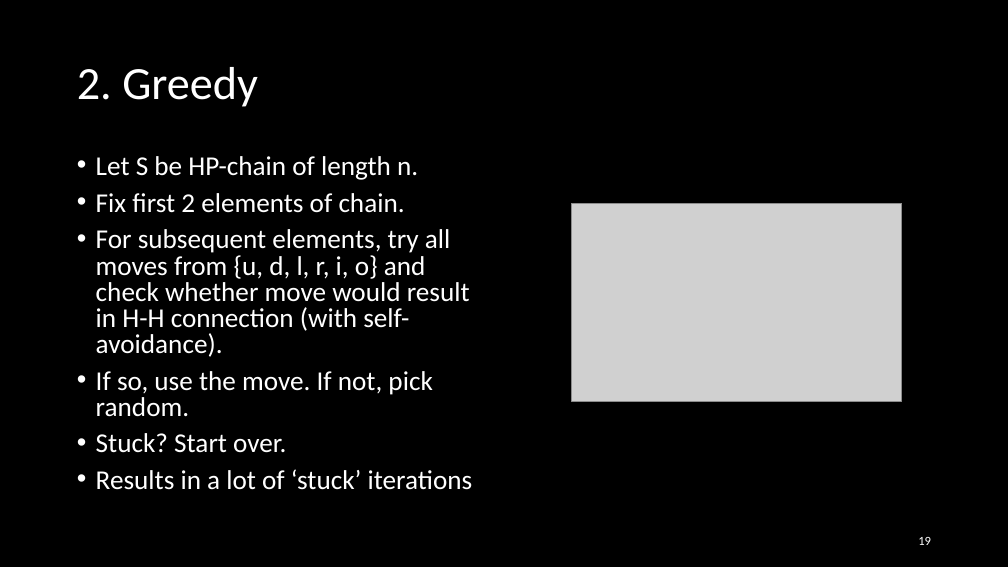
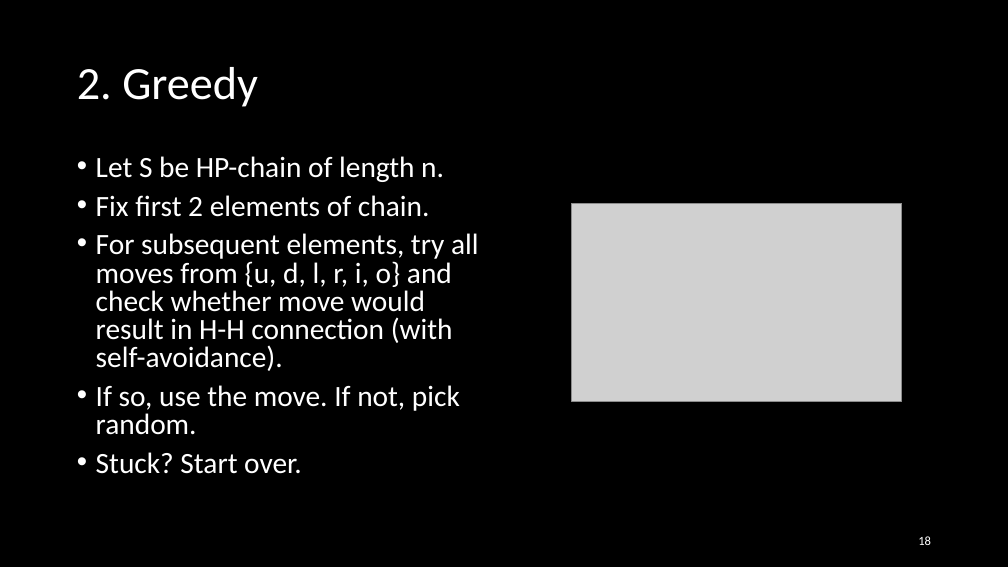
Before and after one commit to Loek21/Protein-Pow-d-er, a slide deck: slide 18 of Docs/PPP, final.pptx (slide 19 before the commit). Drawn at 1008x567 pixels with LibreOffice and Linux fonts; fonts in the diff are those of the drawing; grey boxes stand for pictures. Boxes give left, top, right and bottom in pixels: in the first picture for what was removed or moved away, otherwise in the second. Text is boxed around its words. In the diff, an @@ line names an element or a change of style, - is before the commit and + after.

```diff
--- a/Docs/PPP, final.pptx
+++ b/Docs/PPP, final.pptx
@@ text "Let S be HP-chain of ..." at box(96, 156, 479, 474): size 25.9 to 28 pt @@
@@ text at box(96, 469, 473, 490): paragraph removed @@
-• Results in a lot of ‘stuck’ iterations
@@ page number at box(918, 536, 931, 545): text changed @@
-19
+18
```
Also in this commit, not shown: 2 other slides changed, 1 slide removed.
